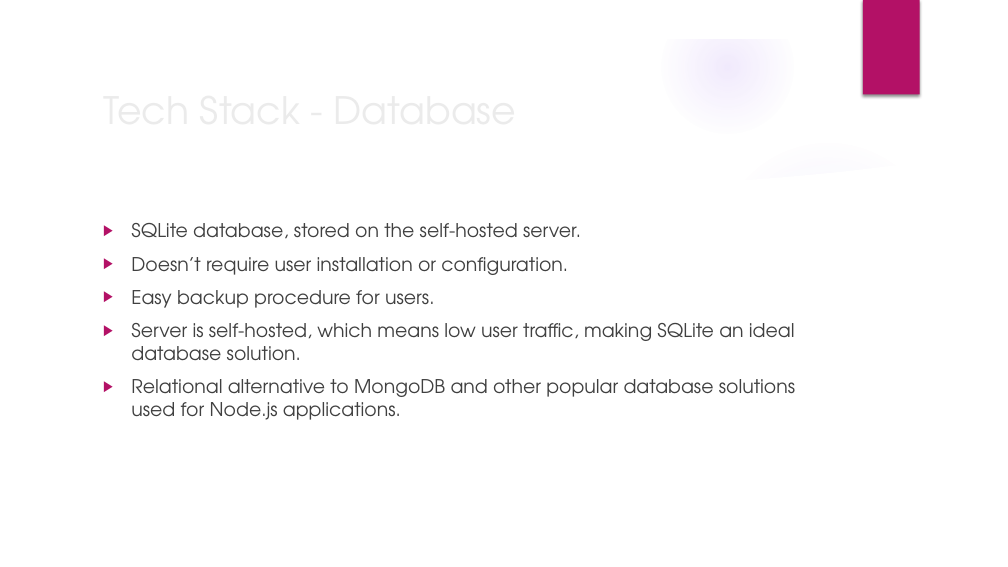
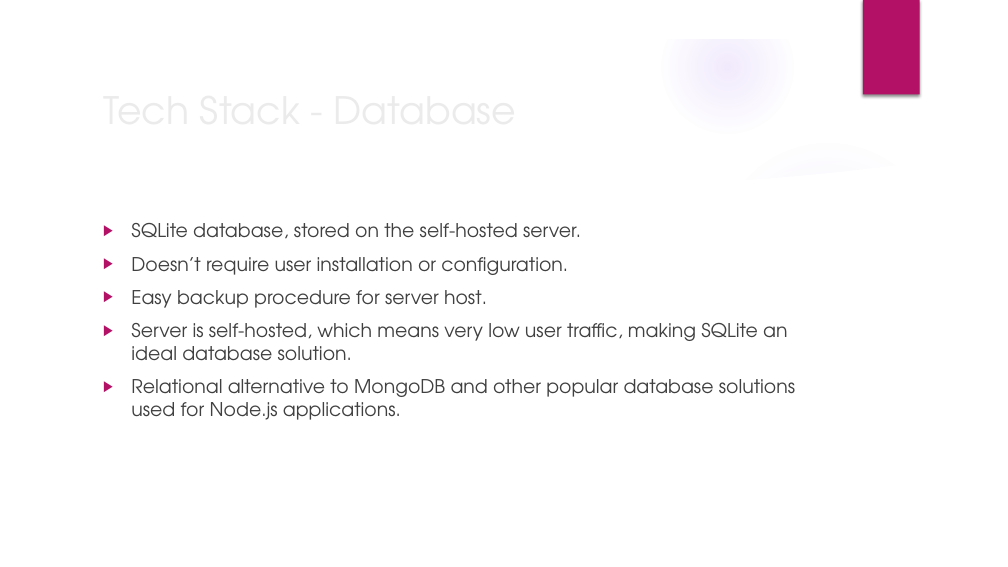
Before and after one commit to Xtrendence/CryptoShare, a slide deck: slide 4 of docs/Meetings/3/3.pptx. Drawn at 1008x567 pixels with LibreOffice and Linux fonts; fonts in the diff are those of the drawing; background and template pictures are left out. Boxes give left, top, right and bottom in pixels: in the first picture for what was removed or moved away, otherwise in the second. Text is boxed around its words. In the diff, an @@ line names an element or a change of style, - is before the commit and + after.

```diff
--- a/docs/Meetings/3/3.pptx
+++ b/docs/Meetings/3/3.pptx
@@ text at (x1=131, y1=290, x2=787, y2=361): text changed @@
-▶ Easy backup procedure for users.
-▶ Server is self-hosted, which means low user traffic, making SQLite an ideal database solution.
+▶ Easy backup procedure for server host.
+▶ Server is self-hosted, which means very low user traffic, making SQLite an ideal database solution.
```
Also in this commit, not shown: 5 other slides changed, 1 slide removed.
